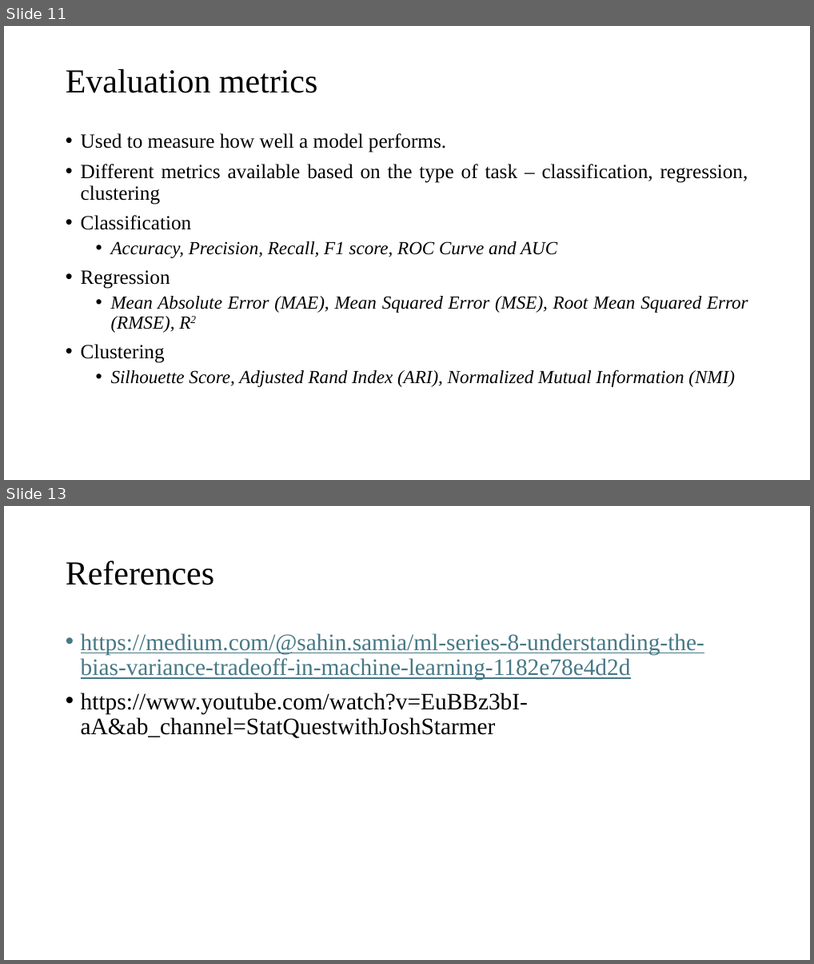
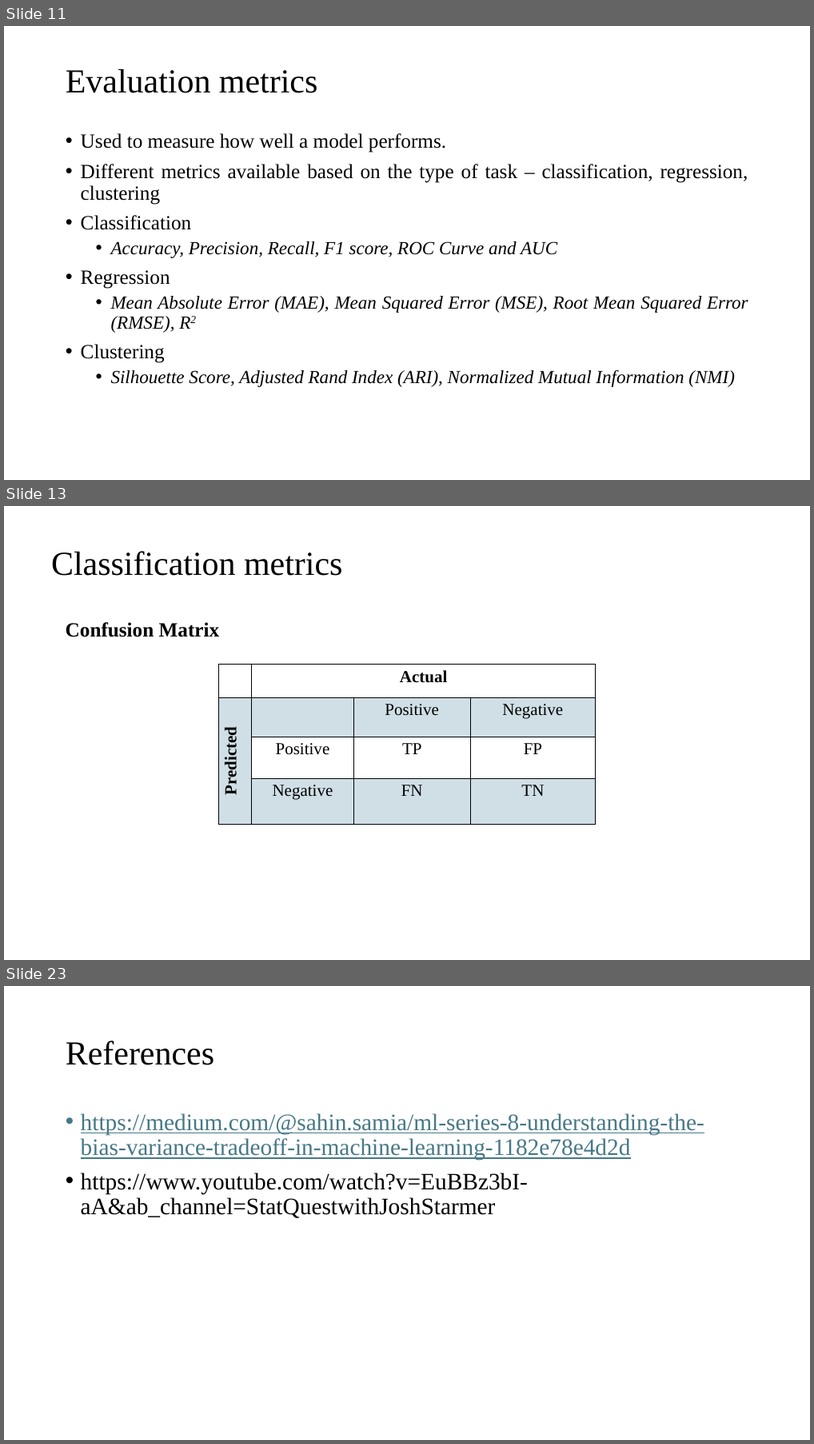
Before and after one commit to gurungdipen/ML_2025, a slide deck: Module 1/Performance evaluation.pptx. Shown one above the other, each under a label of ours: slides 11 and 13 before the commit, slides 11, 13 and 23 after it; the slides between them are not shown. The pictures are 814x964 and 814x1444 pixels, drawn with LibreOffice and Linux fonts; fonts in the diff are those of the drawing. Boxes give left, top, right and bottom in pixels: in the first picture for what was removed or moved away, otherwise in the second. Text is boxed around its words. In the diff, an @@ line names an element or a change of style, - is before the commit and + after.

```diff
--- a/Module 1/Performance evaluation.pptx
+++ b/Module 1/Performance evaluation.pptx
@@ slide 13 added at box(4, 506, 810, 960), background #FFFFFF @@
@@ title added at box(51, 551, 342, 576), 40 pt, text #000000 @@
+Classification metrics
@@ text added at box(66, 622, 220, 637), 24 pt, text #000000, bold @@
+Confusion Matrix
@@ table added at box(218, 664, 596, 824), 4 rows, 4 columns @@
+ | Actual |  | 
+Predicted |  | Positive | Negative
+ | Positive | TP | FP
+ | Negative | FN | TN
@@ what was slide 13 is now slide 23 @@
```
Also in this commit, not shown: 10 other slides added, 1 slide removed.
